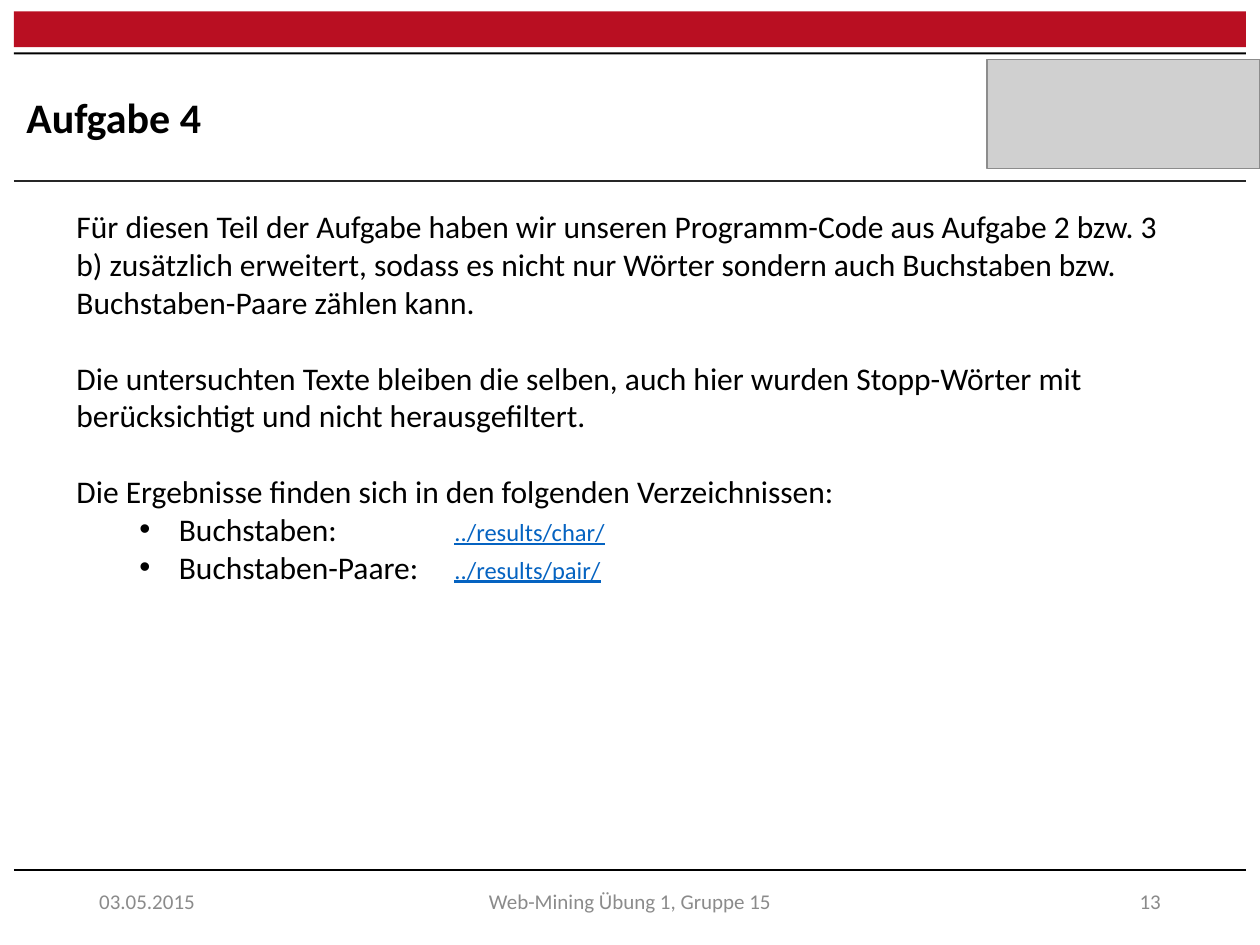
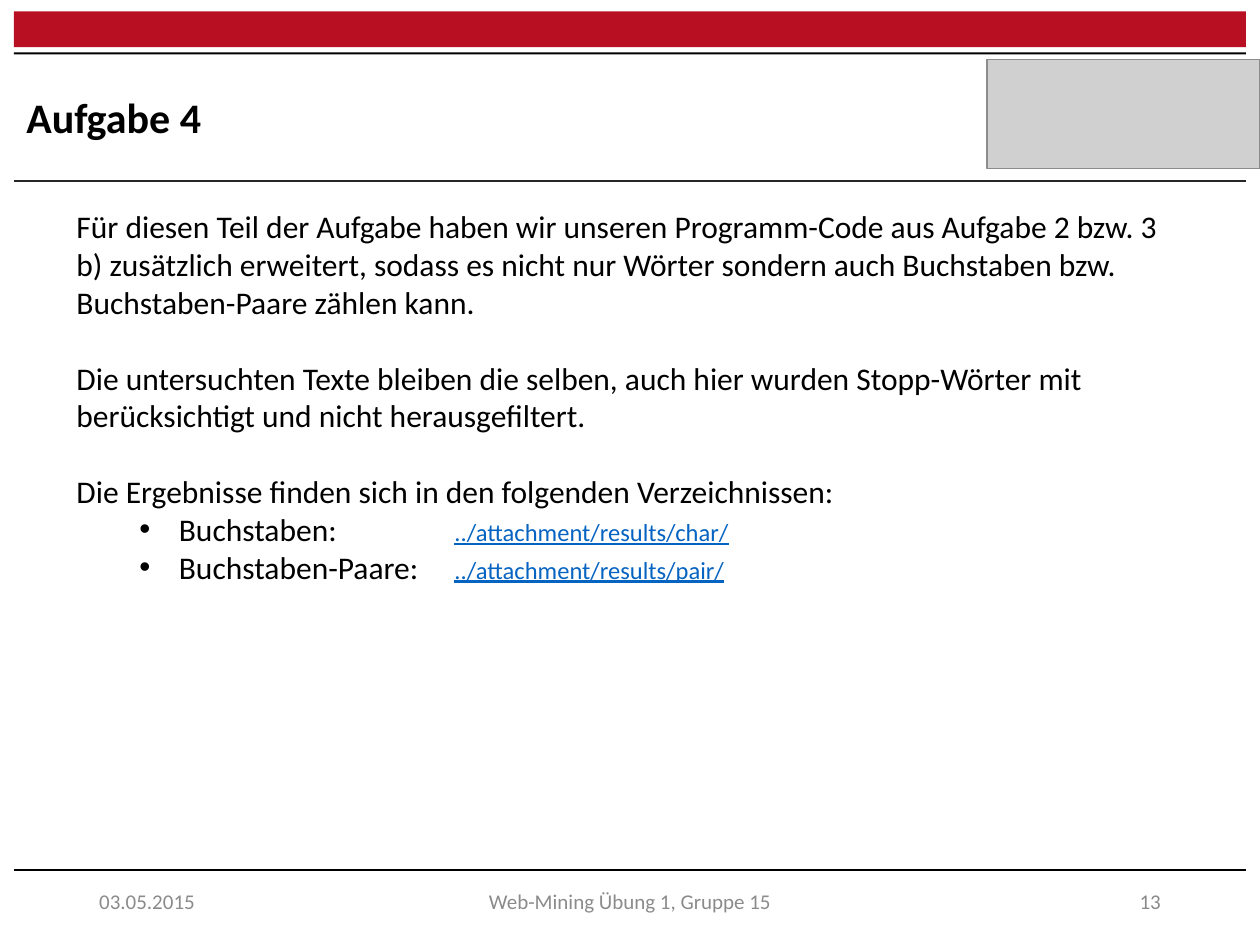
Before and after one commit to raQai/web-mining, a slide deck: slide 14 of ex1/ex1_results.pptx. Drawn at 1260x945 pixels with LibreOffice and Linux fonts; fonts in the diff are those of the drawing; grey boxes stand for pictures. Boxes give left, top, right and bottom in pixels: in the first picture for what was removed or moved away, otherwise in the second. Text is boxed around its words. In the diff, an @@ line names an element or a change of style, - is before the commit and + after.

```diff
--- a/ex1/ex1_results.pptx
+++ b/ex1/ex1_results.pptx
@@ text at bbox=[179, 519, 728, 583]: text changed @@
-  • Buchstaben: ../results/char/
-  • Buchstaben-Paare: ../results/pair/
+  • Buchstaben: ../attachment/results/char/
+  • Buchstaben-Paare: ../attachment/results/pair/
```
Also in this commit, not shown: 10 other slides changed, 1 other file.
